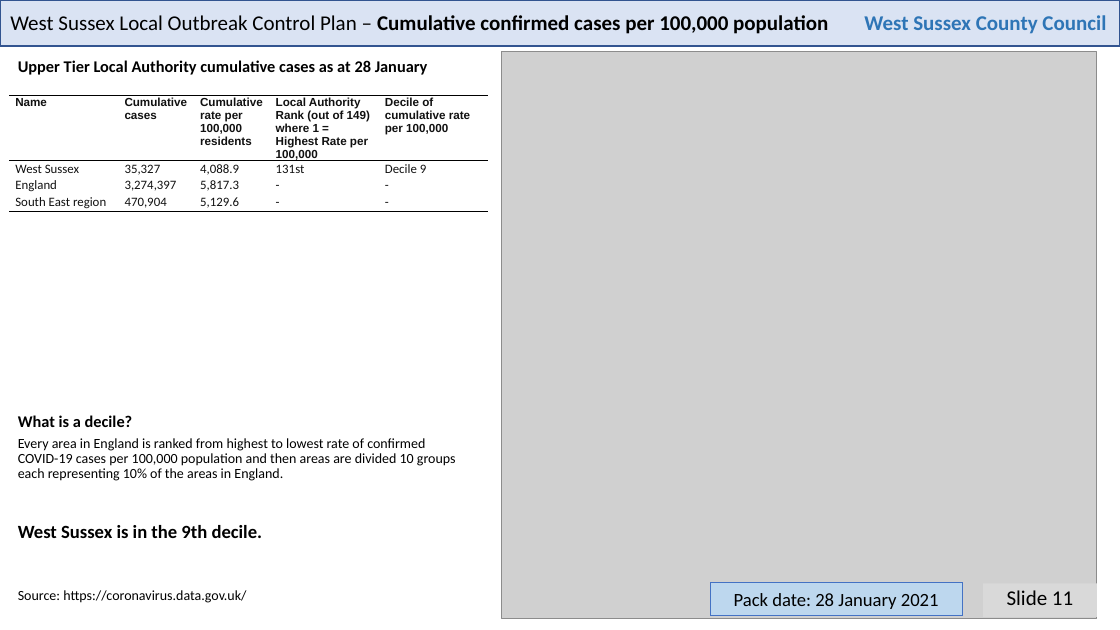
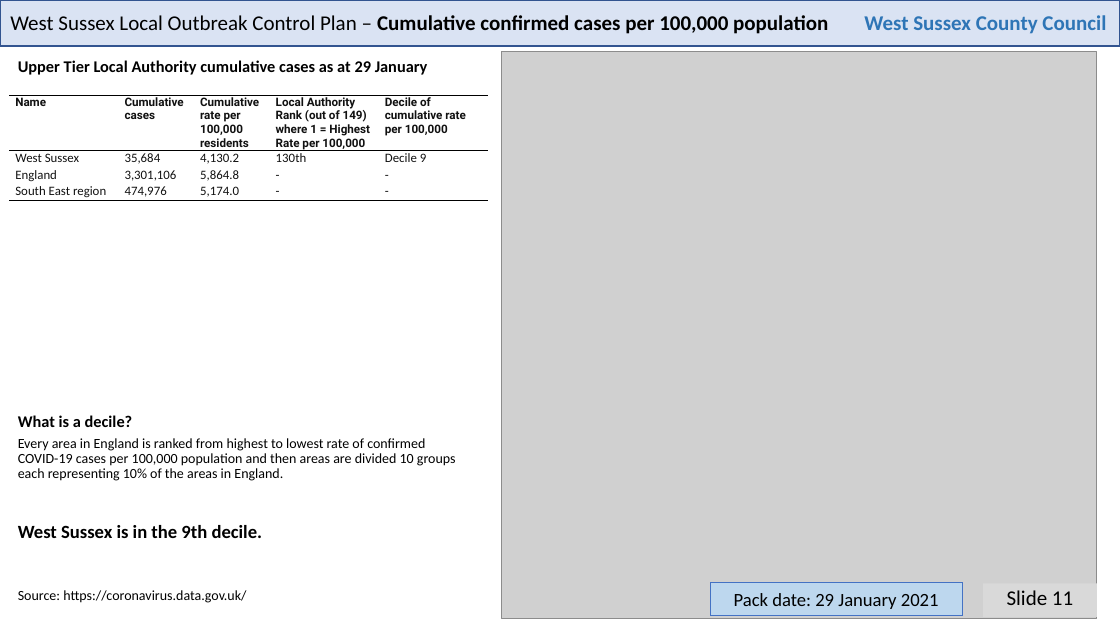
Before and after one commit to psychty/wsx_covid_datapack_public, a slide deck: slide 11 of Latest_West_Sussex_C19_slide_deck.pptx. Drawn at 1120x630 pixels with LibreOffice and Linux fonts; fonts in the diff are those of the drawing; grey boxes stand for pictures. Boxes give left, top, right and bottom in pixels: in the first picture for what was removed or moved away, otherwise in the second. Text is boxed around its words. In the diff, an @@ line names an element or a change of style, - is before the commit and + after.

```diff
--- a/Latest_West_Sussex_C19_slide_deck.pptx
+++ b/Latest_West_Sussex_C19_slide_deck.pptx
@@ text at <box>18,60,428,75</box>: text changed @@
-Upper Tier Local Authority cumulative cases as at 28 January
+Upper Tier Local Authority cumulative cases as at 29 January
@@ table at <box>9,96,488,329</box> @@
-row 2: West Sussex | 35,327 | 4,088.9 | 131st | Decile 9
+row 2: West Sussex | 35,684 | 4,130.2 | 130th | Decile 9
-row 3, column 2: 3,274,397
+row 3, column 2: 3,301,106
-row 3, column 3: 5,817.3
+row 3, column 3: 5,864.8
-row 4, column 2: 470,904
+row 4, column 2: 474,976
-row 4, column 3: 5,129.6
+row 4, column 3: 5,174.0
@@ font Arial to Roboto in "Name", "Cumulative cases", "Cumulative rate per 100,000 residents", "Local Authority Rank (out of 149) where ..." and 1 more places @@
@@ text in rectangle at <box>734,593,939,609</box>: text changed @@
-Pack date: 28 January 2021
+Pack date: 29 January 2021
```
Also in this commit, not shown: 22 other slides changed, 49 other files.
